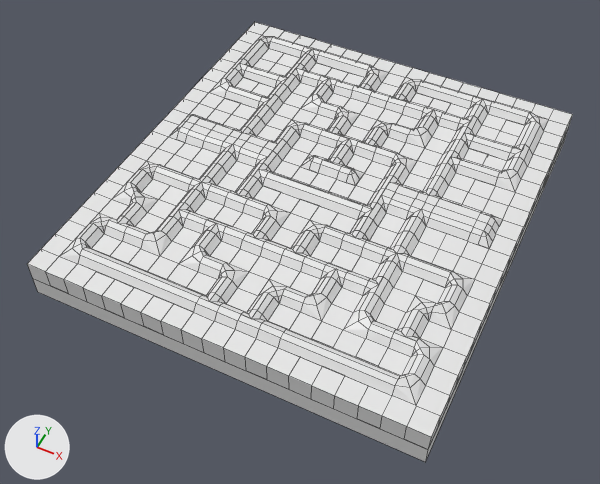
Renders of the Blender file Pac-Base-Map.blend from each side of a commit.
Before and after are seen from a 50 mm lens placed at (21.5, -15.9, 29.1), pointed at (9.3, 8.4, -1.3). The lights are fixed; the arrows at lower left show +X, +Y and +Z. Mesh edges are drawn as thin lines. Materials are left out; every surface is plain grey.

Names of what the first picture shows: 'Base', 'Roof', 'Walls'.
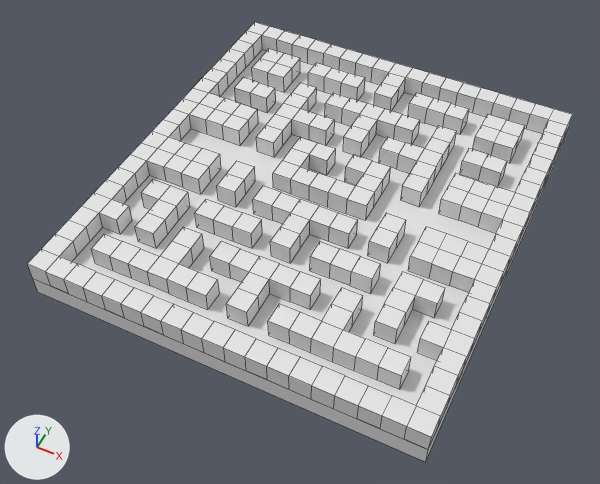
The change, as a diff of the scene's bpy script:
```diff
--- a/Pac-Base-Map.blend.py
+++ b/Pac-Base-Map.blend.py
@@ ob_roof @@
 ob_roof.location = (1.0, 1.0, 0.0)
+ob_roof.hide_set(True)
```

Location of each change, [x1, y1, x2, y2] in pixels of the pictures (600 x 484 px):
'Roof', hidden: before [60, 35, 549, 405]
'Base', unchanged, uncovered by the edit: before [33, 133, 567, 462]; after [33, 50, 567, 462]
